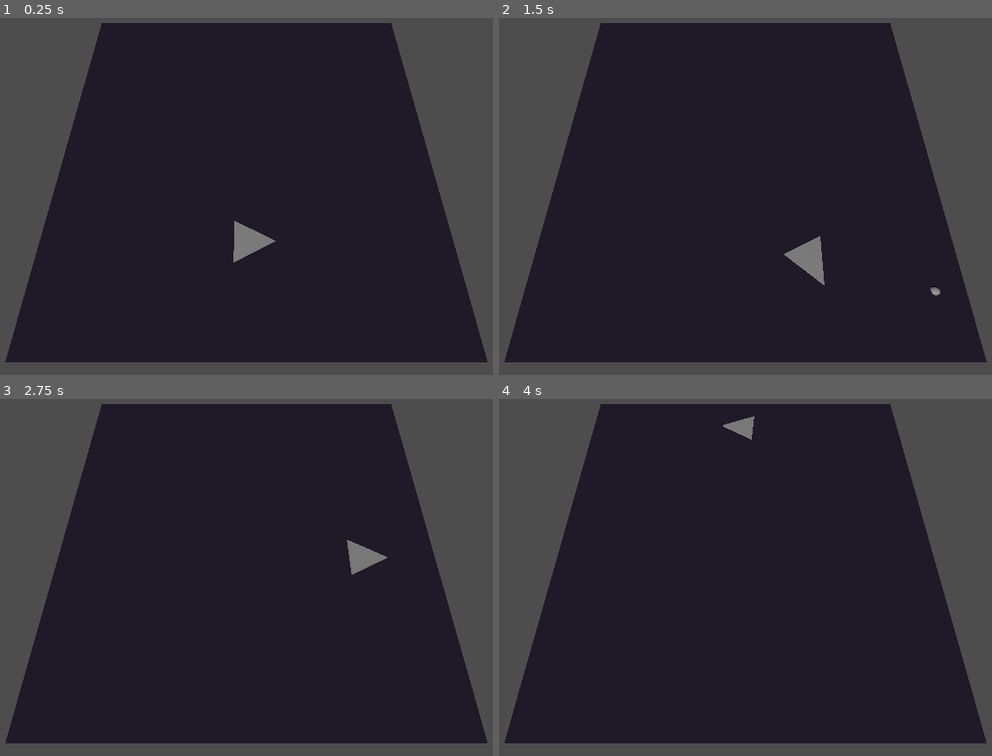
Above: before the commit, frames 1-4 (two rows, left to right).
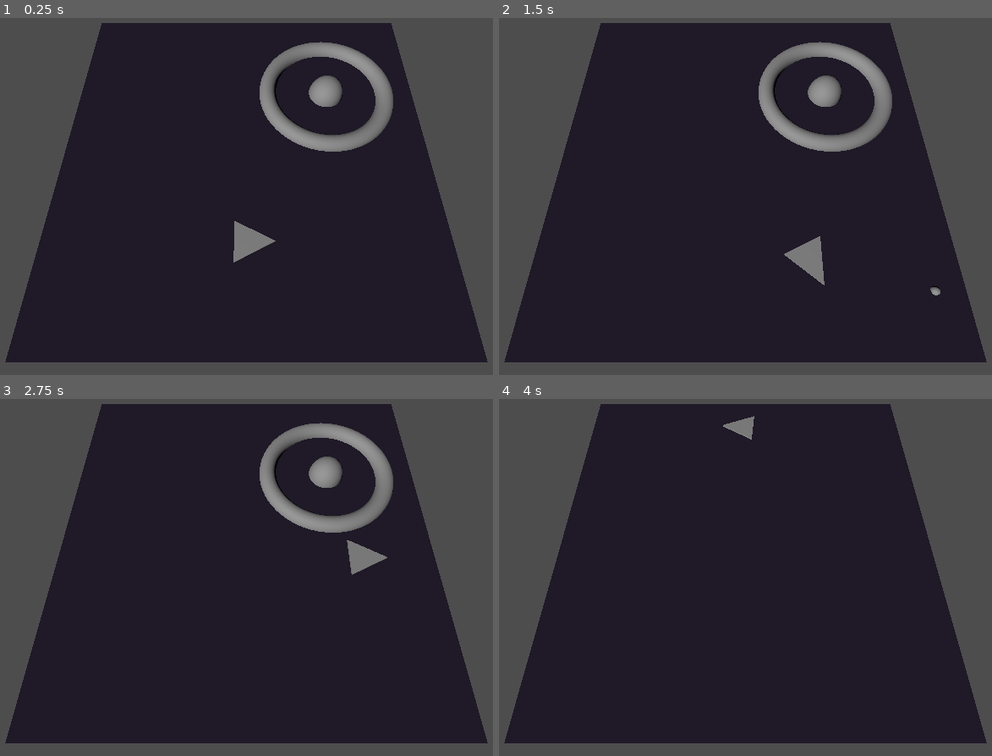
Above: after the commit, the same moments.

Repository: korinVR/TopDownShooterExample
Game: Godot game, scene res://main.tscn
Two runs of this game, one before a commit and one after it. Both use one fixed random seed, a clock stepped at 60 frames per second and the inputs below.
Inputs:
- Up to frame 1 (0.25 s): no input
- Up to frame 2 (1.5 s): tap Enter at 0.5 s; hold Right (ui_right) 0.53-1.28 s; tap Space (Fire) at 0.6, 1.35 s; hold Down (ui_down) from 1.28 s (still down)
- Up to frame 3 (2.75 s): release Down (ui_down) at 2.03 s; hold Right (ui_right) from 2.03 s (still down); tap Space (Fire) at 2.1 s
- Up to frame 4 (4 s): release Right (ui_right) at 2.78 s; hold Up (ui_up) 2.78-3.53 s; tap Space (Fire) at 2.85, 3.6 s; hold Left (ui_left) from 3.53 s (still down)

The runs differ from the first frame. In frame 1, 3.6% of the frame differs, in the area x 52-80%, y 6-38%; in frame 2, 3.6%; in frame 3, 3.6%; in frame 4, nothing differs.

Commit message:
Create enemy base

Diff:
--- /dev/null
+++ b/enemy_base/enemy_base.gd
@@ -0,0 +1,17 @@
+extends RigidBody3D
+
+
+# Called when the node enters the scene tree for the first time.
+func _ready():
+	pass # Replace with function body.
+
+
+# Called every frame. 'delta' is the elapsed time since the previous frame.
+func _process(delta):
+	pass
+
+
+func _on_body_entered(body):
+	print("body_entered")
+	queue_free()
+	pass # Replace with function body.
--- /dev/null
+++ b/enemy_base/enemy_base.tscn
@@ -0,0 +1,35 @@
+[gd_scene load_steps=5 format=3 uid="uid://c8jg7fjdbtbdm"]
+
+[ext_resource type="Script" path="res://enemy_base/enemy_base.gd" id="1_76050"]
+
+[sub_resource type="TorusMesh" id="TorusMesh_s8qux"]
+inner_radius = 15.0
+outer_radius = 20.0
+
+[sub_resource type="SphereMesh" id="SphereMesh_f2ety"]
+radius = 5.0
+height = 10.0
+
+[sub_resource type="CylinderShape3D" id="CylinderShape3D_b0h2j"]
+height = 5.0
+radius = 20.0
+
+[node name="EnemyBase" type="RigidBody3D"]
+collision_layer = 128
+collision_mask = 3
+max_contacts_reported = 1
+contact_monitor = true
+freeze = true
+freeze_mode = 1
+script = ExtResource("1_76050")
+
+[node name="Ring" type="MeshInstance3D" parent="."]
+mesh = SubResource("TorusMesh_s8qux")
+
+[node name="Core" type="MeshInstance3D" parent="."]
+mesh = SubResource("SphereMesh_f2ety")
+
+[node name="CollisionShape3D" type="CollisionShape3D" parent="."]
+shape = SubResource("CylinderShape3D_b0h2j")
+
+[connection signal="body_entered" from="." to="." method="_on_body_entered"]
--- a/game.tscn
+++ b/game.tscn
@@ -1,26 +1,28 @@
-[gd_scene load_steps=6 format=3 uid="uid://quhu1c7vypo5"]
+[gd_scene load_steps=7 format=3 uid="uid://quhu1c7vypo5"]
 
-[sub_resource type="StandardMaterial3D" id="StandardMaterial3D_1dbma"]
+[ext_resource type="PackedScene" uid="uid://c8jg7fjdbtbdm" path="res://enemy_base/enemy_base.tscn" id="1_b5a2j"]
+
+[sub_resource type="StandardMaterial3D" id="StandardMaterial3D_excxl"]
 shading_mode = 0
 albedo_color = Color(0.129412, 0.109804, 0.160784, 1)
 
-[sub_resource type="PlaneMesh" id="PlaneMesh_kxuxg"]
-material = SubResource("StandardMaterial3D_1dbma")
+[sub_resource type="PlaneMesh" id="PlaneMesh_2frx4"]
+material = SubResource("StandardMaterial3D_excxl")
 size = Vector2(100, 100)
 
-[sub_resource type="PhysicsMaterial" id="PhysicsMaterial_6be7s"]
+[sub_resource type="PhysicsMaterial" id="PhysicsMaterial_53ffa"]
 bounce = 1.0
 
-[sub_resource type="BoxShape3D" id="BoxShape3D_cyr8a"]
+[sub_resource type="BoxShape3D" id="BoxShape3D_wwhg1"]
 size = Vector3(120, 10, 10)
 
-[sub_resource type="BoxShape3D" id="BoxShape3D_1xi8k"]
+[sub_resource type="BoxShape3D" id="BoxShape3D_1aghq"]
 size = Vector3(10, 10, 100)
 
 [node name="Level1" type="Node3D"]
 
 [node name="MeshInstance3D" type="MeshInstance3D" parent="."]
-mesh = SubResource("PlaneMesh_kxuxg")
+mesh = SubResource("PlaneMesh_2frx4")
 
 [node name="PlayerSpawnPoint" type="Node3D" parent="."]
 transform = Transform3D(1, 0, 0, 0, 1, 0, 0, 0, 1, 0, 0, 25)
@@ -28,20 +30,25 @@
 [node name="StaticBody3D" type="StaticBody3D" parent="."]
 collision_layer = 32768
 collision_mask = 387
-physics_material_override = SubResource("PhysicsMaterial_6be7s")
+physics_material_override = SubResource("PhysicsMaterial_53ffa")
 
 [node name="CollisionShape3D" type="CollisionShape3D" parent="StaticBody3D"]
 transform = Transform3D(1, 0, 0, 0, 1, 0, 0, 0, 1, 0, 0, 55)
-shape = SubResource("BoxShape3D_cyr8a")
+shape = SubResource("BoxShape3D_wwhg1")
 
 [node name="CollisionShape3D2" type="CollisionShape3D" parent="StaticBody3D"]
 transform = Transform3D(1, 0, 0, 0, 1, 0, 0, 0, 1, 0, 0, -55)
-shape = SubResource("BoxShape3D_cyr8a")
+shape = SubResource("BoxShape3D_wwhg1")
 
 [node name="CollisionShape3D3" type="CollisionShape3D" parent="StaticBody3D"]
 transform = Transform3D(1, 0, 0, 0, 1, 0, 0, 0, 1, 55, 0, 0)
-shape = SubResource("BoxShape3D_1xi8k")
+shape = SubResource("BoxShape3D_1aghq")
 
 [node name="CollisionShape3D4" type="CollisionShape3D" parent="StaticBody3D"]
 transform = Transform3D(1, 0, 0, 0, 1, 0, 0, 0, 1, -55, 0, 0)
-shape = SubResource("BoxShape3D_1xi8k")
+shape = SubResource("BoxShape3D_1aghq")
+
+[node name="EnemyBases" type="Node3D" parent="."]
+
+[node name="enemy_base" parent="EnemyBases" instance=ExtResource("1_b5a2j")]
+transform = Transform3D(1, 0, 0, 0, 1, 0, 0, 0, 1, 23.8787, 3.8147e-06, -19.5849)
